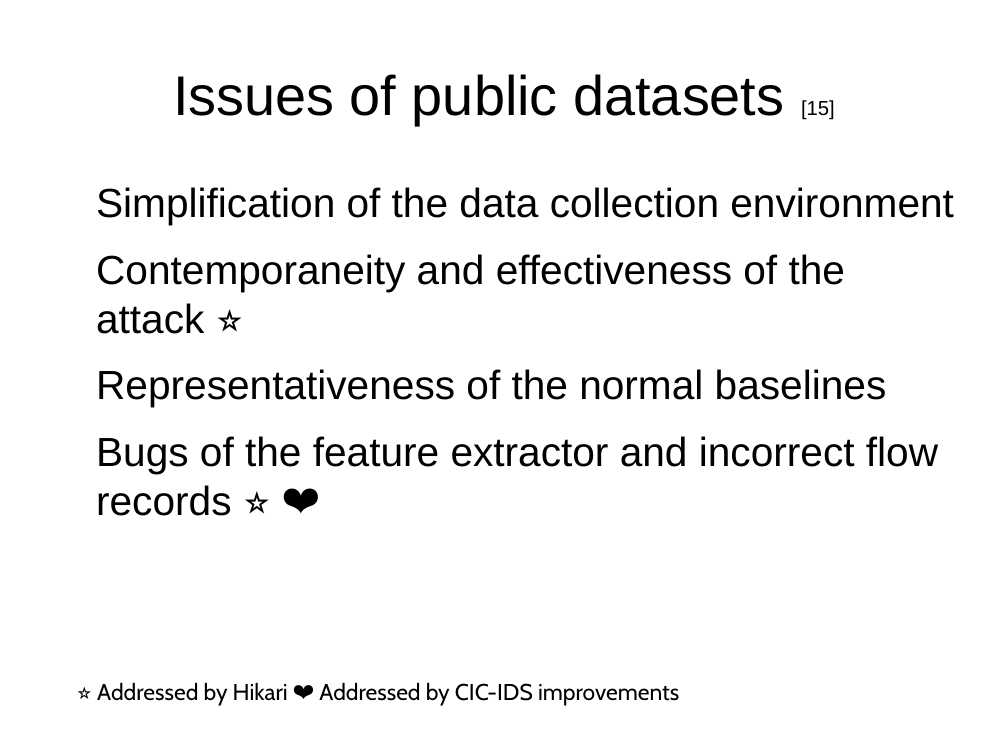
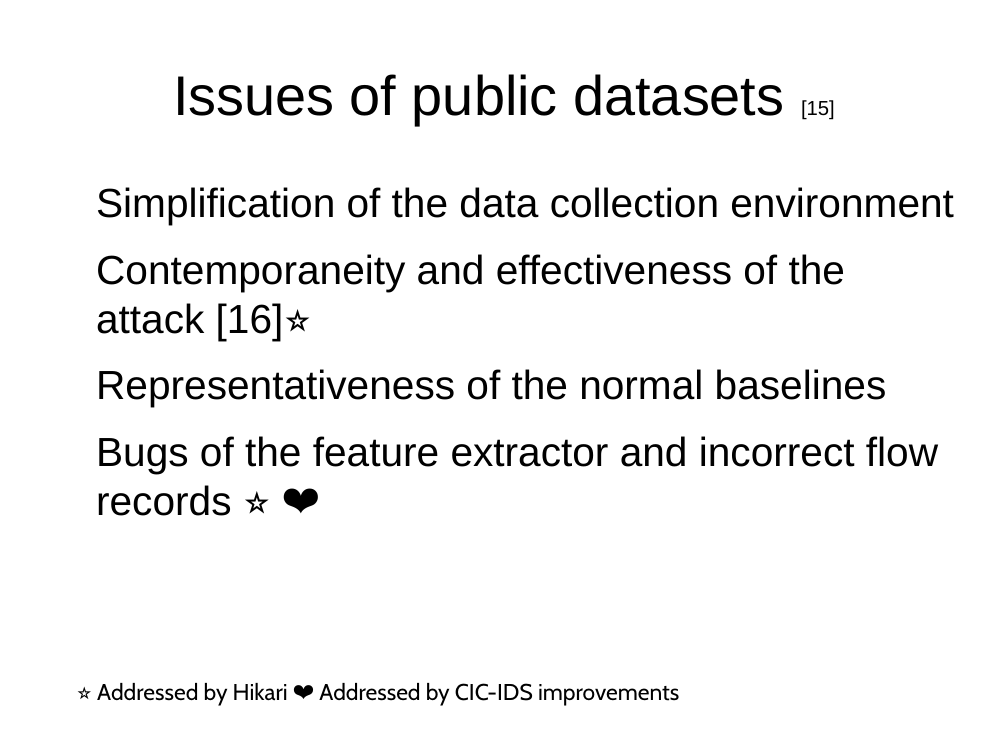
Before and after one commit to ludotosk/tesi, a slide deck: slide 10 of documents/presentazione-paper-review.odp. Drawn at 1008x756 pixels with LibreOffice and Linux fonts; fonts in the diff are those of the drawing; background and template pictures are left out. Boxes give left, top, right and bottom in pixels: in the first picture for what was removed or moved away, otherwise in the second. Text is boxed around its words. In the diff, an @@ line names an element or a change of style, - is before the commit and + after.

```diff
--- a/documents/presentazione-paper-review.odp
+++ b/documents/presentazione-paper-review.odp
@@ text at <box>96,254,845,340</box>: text changed @@
-• Contemporaneity and effectiveness of the attack ⭐
+• Contemporaneity and effectiveness of the attack [16]⭐
```
Also in this commit, not shown: 2 other slides changed, 2 slides added.
